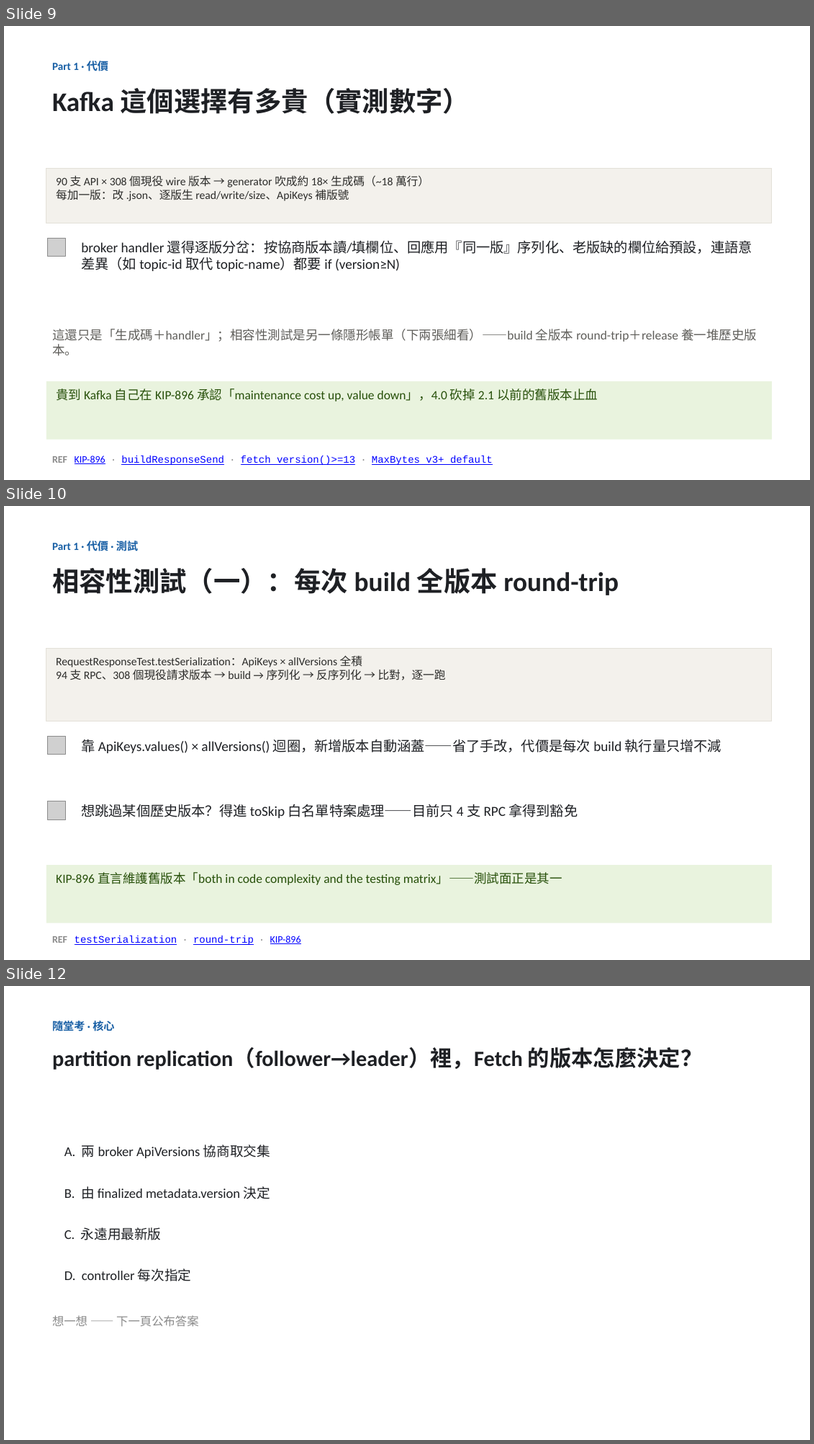
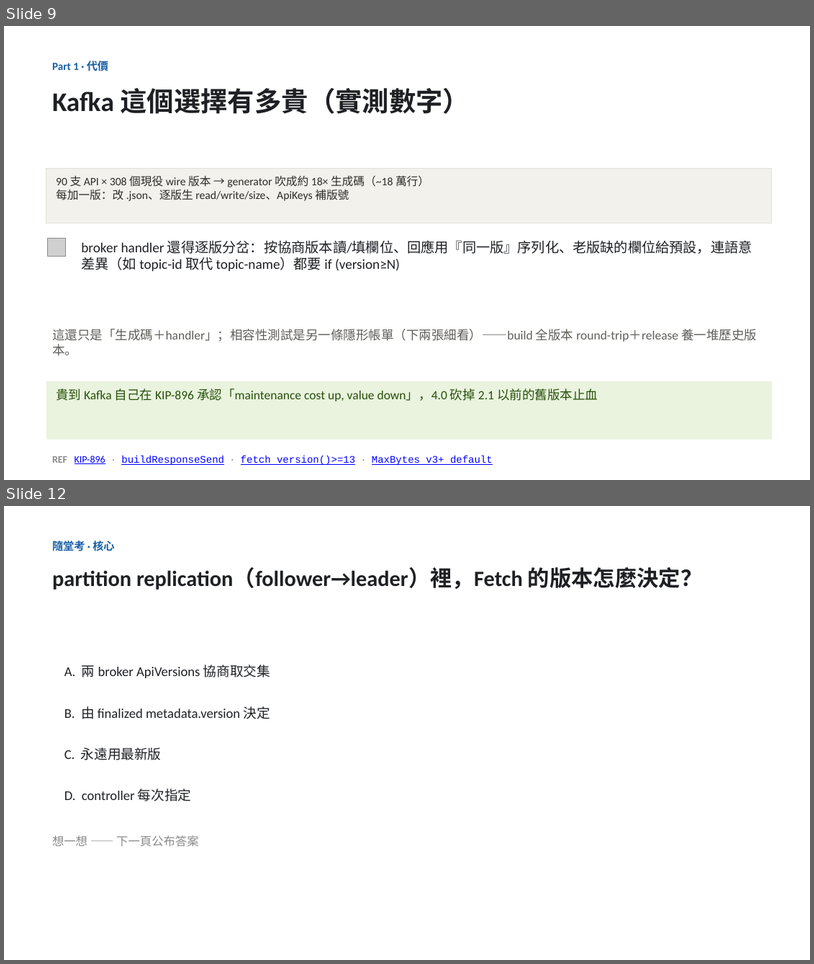
Before and after one commit to unknowntpo/kafka, a slide deck: study/version-control/kafka-version-negotiation.pptx. Shown one above the other, each under a label of ours: slides 9, 10 and 12 before the commit, slides 9 and 12 after it; the slides between them are not shown. The pictures are 814x1444 and 814x964 pixels, drawn with LibreOffice and Linux fonts; fonts in the diff are those of the drawing; grey boxes stand for pictures. Boxes give left, top, right and bottom in pixels: in the first picture for what was removed or moved away, otherwise in the second. Text is boxed around its words. In the diff, an @@ line names an element or a change of style, - is before the commit and + after.

Commit message:
study(version-control): 測試兩張重構為 WHAT/SO-WHAT（相容要保證什麼 / 為何越來越貴）
- 依 fork session hand-off spec：第一張列四件相容義務（①格式自洽 ②新→舊 ③舊→新 ④滾動升級），第二張講乘積成本
- 補反方向測試 compatibility_test_new_broker_test.py:68（舊 client→新 broker，broker=DEV）——原本只有新→舊
- compat-testing-cost.md 補反方向測試＋協商 vs MV 釘版的層次區分
- 行號全對 UP commit b7b1c0a8 驗證

```diff
--- a/study/version-control/kafka-version-negotiation.pptx
+++ b/study/version-control/kafka-version-negotiation.pptx
@@ slide 10 removed at [4, 506, 810, 960], background #FFFFFF @@
@@ text removed at [52, 539, 138, 554] @@
-Part 1 · 代價 · 測試
@@ text removed at [52, 568, 619, 595] @@
-相容性測試（一）：每次 build 全版本 round-trip
@@ rectangle removed at [46, 648, 772, 721] @@
-RequestResponseTest.testSerialization：ApiKeys × allVersions 全積
-94 支 RPC、308 個現役請求版本 → build → 序列化 → 反序列化 → 比對，逐一跑
@@ picture removed at [47, 736, 66, 754] @@
@@ text removed at [81, 739, 722, 753] @@
-靠 ApiKeys.values() × allVersions() 迴圈，新增版本自動涵蓋——省了手改，代價是每次 build 執行量只增不減
@@ picture removed at [47, 801, 66, 819] @@
@@ text removed at [81, 803, 578, 818] @@
-想跳過某個歷史版本？得進 toSkip 白名單特案處理——目前只 4 支 RPC 拿得到豁免
@@ rectangle removed at [46, 865, 772, 923] @@
-KIP-896 直言維護舊版本「both in code complexity and the testing matrix」——測試面正是其一
@@ text removed at [52, 935, 301, 944] @@
-REF testSerialization · round-trip · KIP-896
```
Also in this commit, not shown: 2 slides added, 1 other slide removed, 3 other files.
